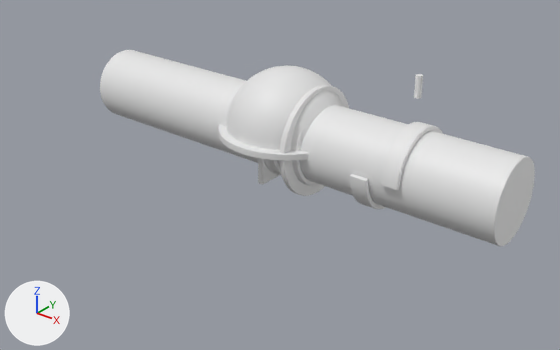
Before and after pictures for a commit that changed the Blender file ProtoAssets.blend.
Before and after are seen from a 50 mm lens placed at (7.42, -9.45, 5.02), pointed at (0.34, -0.61, -0.47). Every picture has the same lights, and +X, +Y and +Z are marked at lower left. The first picture is the older version.

The older version as bpy lines, for what is in view:
```python
me_cylinder_003 = bpy.data.meshes.new('Cylinder.003')
me_cylinder_003.from_pydata(...)  # a 128-sided cylinder along x spanning x -4.02..4.02, y -0.65..0.65, z -0.65..0.65
me_cylinder_003.polygons.foreach_set('use_smooth', [True] * 130)
me_cylinder_007 = bpy.data.meshes.new('Cylinder.007')
me_cylinder_007.from_pydata(...)  # 260 vertices, 258 faces; spans x 0.0..0.194, y -0.726..0.726, z 0.0..0.726
me_cylinder_007.polygons.foreach_set('use_smooth', [True] * 258)
me_sphere = bpy.data.meshes.new('Sphere')
me_sphere.from_pydata(...)  # 1153 vertices, 1152 faces; spans x -1.14..1.14, y -1.14..1.14, z 0.0..1.11
me_sphere.polygons.foreach_set('use_smooth', [True] * 1152)
ob_cylinder_003 = bpy.data.objects.new('Cylinder.003', me_cylinder_003)
ob_cylinder_003.location = (0.0, 0.0, 0.0)
_m = ob_cylinder_003.modifiers.new('Bevel', 'BEVEL')
_m.width = 0.01
_m.width_pct = 0.01
_m.segments = 2
ob_cylinder_007 = bpy.data.objects.new('Cylinder.007', me_cylinder_007)
ob_cylinder_007.location = (1.75, 0.0, 0.0)
ob_cylinder_007.rotation_euler = (3.142, 0.0, 0.0)  # degrees (180, 0, 0)
ob_cylinder_007.scale = (1.47, 1.0, 1.0)
_m = ob_cylinder_007.modifiers.new('Bevel', 'BEVEL')
_m.width = 0.01
_m.width_pct = 0.01
_m.segments = 2
ob_sphere = bpy.data.objects.new('Sphere', me_sphere)
ob_sphere.location = (0.0, 0.0, 0.0)
_m = ob_sphere.modifiers.new('Bevel', 'BEVEL')
_m.width = 0.01
_m.width_pct = 0.01
_m.segments = 2
# also in view: 'Cylinder.005' at (0.62, 0.0, 0.0); 'Cylinder.009' at (2.42, 0.0, 0.36)
```
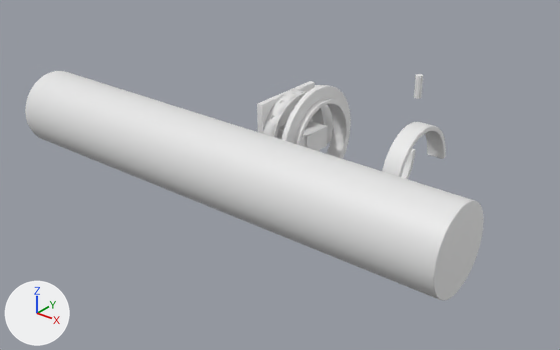
What differs and where, as boxes (x1, y1, x2, y2) in the pictures (560 x 350 px):
'Cylinder.003', moved: before (100, 50, 535, 246); after (25, 71, 484, 301)
'Sphere', hidden: before (218, 65, 344, 160)

The edits, one by one:
Object 'Cylinder.003' (ob_cylinder_003) moves from (0.0, 0.0, 0.0) to (0.0, -1.66, 0.0).
Object 'Sphere' (ob_sphere) is now hidden.
